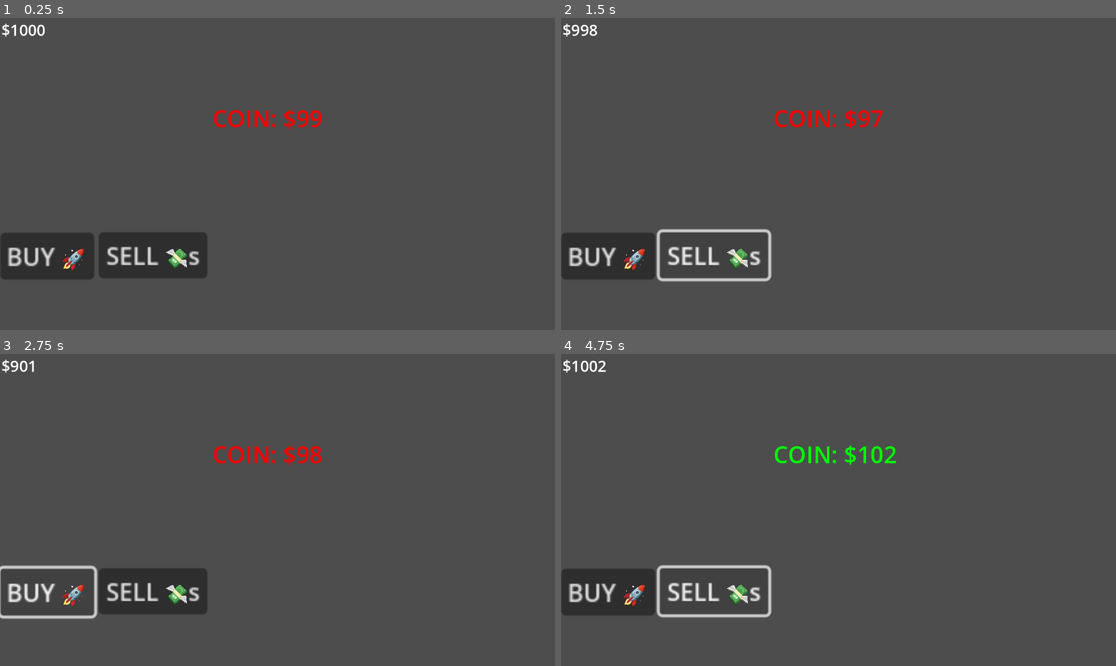
Above: before the commit, frames 1-4 (two rows, left to right).
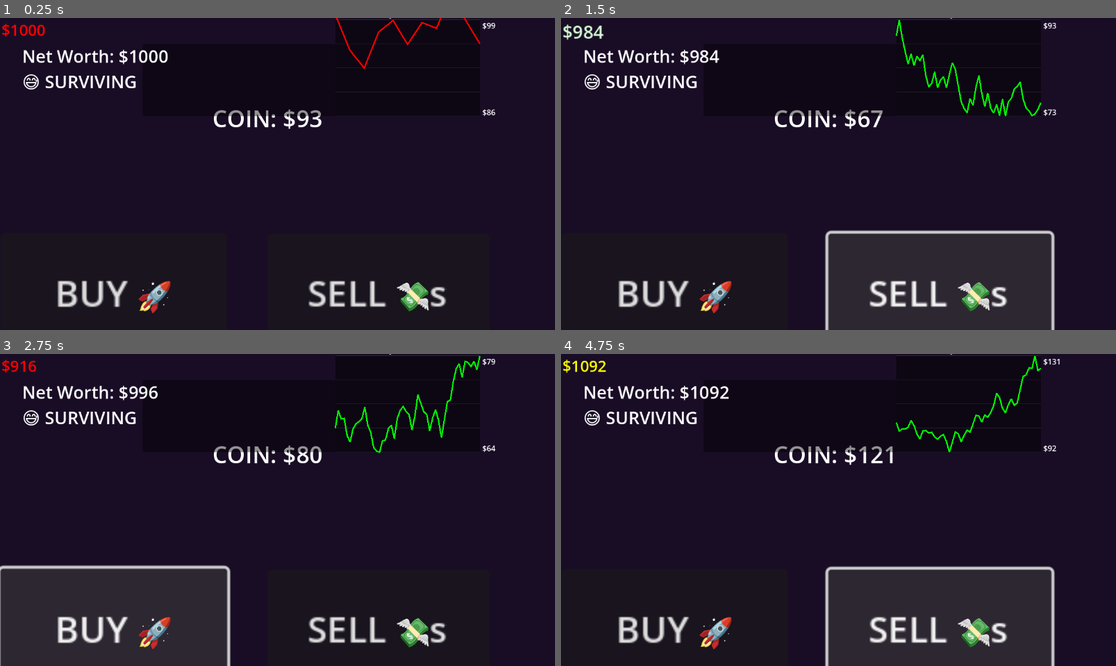
Above: after the commit, the same moments.

Repository: fvqd1996/degen-dynasty
Game: Godot game, scene res://main.tscn
Two runs of this game, one before a commit and one after it. Both use one fixed random seed, a clock stepped at 60 frames per second and the inputs below.
Inputs:
- Up to frame 1 (0.25 s): no input
- Up to frame 2 (1.5 s): click "BUY 🚀" at 0.5 s; click "SELL 💸s" at 1.25 s
- Up to frame 3 (2.75 s): click "BUY 🚀" at 2 s
- Up to frame 4 (4.75 s): click "SELL 💸s" at 2.75 s; click "BUY 🚀" at 3.5 s; click "SELL 💸s" at 4.25 s

The runs differ from the first frame. In frame 1, 100% of the frame differs, in the area x 0-100%, y 0-100%; in frame 2, 100%; in frame 3, 97%; in frame 4, 100%.

Commit message:
feat: Working notifications, chart, and random market events

Diff:
--- a/main.gd
+++ b/main.gd
@@ -3,70 +3,326 @@
 var money = 1000.0
 var price = 100.0
 var coins = 0
+var combo = 0
+var last_action = ""
+var price_history = []  # ADD THIS
+var max_history_points = 50  # ADD THIS
 
 func _ready():
-	# Create the labels since they don't exist
 	create_ui()
 	update_labels()
-	print("DEGEN DYNASTY BEGINS!")
+
+	# SET THE VIBE
+	RenderingServer.set_default_clear_color(Color(0.1, 0.05, 0.15))  # DARK PURPLE BACKGROUND
+
+	# SPAWN RANDOM EVENTS
+	var timer = Timer.new()
+	timer.wait_time = randf_range(2, 5)
+	timer.timeout.connect(_on_random_event)
+	timer.autostart = true
+	add_child(timer)
+
+	# Create a background
+	var bg = ColorRect.new()
+	bg.color = Color(0.1, 0.05, 0.15)  # Dark purple
+	bg.size = get_viewport().size
+	bg.position = Vector2(0, 0)
+	add_child(bg)
+	move_child(bg, 0)  # Put it behind everything
+
+func _on_random_event():
+	var events = [
+		{"text": "MARKET PUMP!!! 🚀", "effect": randf_range(1.5, 2.0)},
+		{"text": "WHALE ALERT! 🐋", "effect": randf_range(0.8, 1.2)},
+		{"text": "CHINA BANS CRYPTO! 💥", "effect": randf_range(0.3, 0.7)},
+		{"text": "ELON TWEETED! 😱", "effect": randf_range(0.1, 3.0)},
+		{"text": "RUG PULL INCOMING! 💀", "effect": randf_range(0.1, 0.5)}
+	]
+	var event = events[randi() % events.size()]
+	create_notification(event.text)
+	price *= event.effect  # More dramatic price swings
+
+	# Show it on screen instead of console!
+	create_notification(event.text)
+
+	# Make it affect the game
+	price *= randf_range(0.8, 1.2)
 
 func create_ui():
-	# Create Money Label
+	# Money - TOP LEFT
 	var money_label = Label.new()
 	money_label.name = "MoneyLabel"
-	money_label.position = Vector2(50, 50)
-	money_label.add_theme_font_size_override("font_size", 32)
+	money_label.position = Vector2(50, 50)  # TOP LEFT
+	money_label.add_theme_font_size_override("font_size", 48)
 	add_child(money_label)
 
-	# Create Price Label
+	# Price - CENTER but HIGHER
 	var price_label = Label.new()
 	price_label.name = "PriceLabel"
-	price_label.position = Vector2(500, 300)
-	price_label.add_theme_font_size_override("font_size", 48)
+	price_label.position = Vector2(400, 200)  # MOVED UP
+	price_label.add_theme_font_size_override("font_size", 72)  # BIGGER
 	add_child(price_label)
 
+	# MAKE IT LOOK DOPE - Don't use 'var' again!
+	money_label.add_theme_color_override("font_color", Color(0, 1, 0))
+	money_label.add_theme_color_override("font_shadow_color", Color(0, 0, 0))
+	money_label.add_theme_constant_override("shadow_offset_x", 3)
+	money_label.add_theme_constant_override("shadow_offset_y", 3)
+
+	price_label.add_theme_color_override("font_shadow_color", Color(0, 0, 0))
+	price_label.add_theme_constant_override("shadow_offset_x", 4)
+	price_label.add_theme_constant_override("shadow_offset_y", 4)
+
+	# MAKE THE BUTTONS THICC
+	if has_node("BuyButton"):
+		$BuyButton.add_theme_font_size_override("font_size", 24)
+		$BuyButton.custom_minimum_size = Vector2(150, 80)
+	if has_node("SellButton"):
+		$SellButton.add_theme_font_size_override("font_size", 24)
+		$SellButton.custom_minimum_size = Vector2(150, 80)
+
+	# Create a background panel for the price
+	var panel = Panel.new()
+	panel.position = Vector2(300, 150)
+	panel.size = Vector2(400, 150)
+	panel.modulate = Color(0, 0, 0, 0.7)  # Semi-transparent black
+	add_child(panel)
+
+	# Net worth display
+	var net_worth_label = Label.new()
+	net_worth_label.name = "NetWorthLabel"
+	net_worth_label.position = Vector2(50, 150)
+	net_worth_label.add_theme_font_size_override("font_size", 36)
+	add_child(net_worth_label)
+
 	print("UI Created!")
 
-# ADD THIS NEW FUNCTION HERE! 👇
 func _process(delta):
-	# SMOOTHER VOLATILITY
-	var change = randf_range(-2, 2) * delta * 10  # Multiplied by delta for framerate independence
-	price += change
-	price = max(price, 1)  # Floor at $1
-	price = min(price, 1000)  # Ceiling at $1000
-
-	# Update the display
+	# PRICE GOES ABSOLUTELY MENTAL
+	var volatility = randf_range(0.95, 1.05)  # 5% swings per frame!
+	price *= volatility
+
+	# Recovery mechanism
+	if price <= 1:
+		price = randf_range(1, 5)  # Small chance to bounce back
+
+	price = clamp(price, 1, 9999)
+
+	price_history.append(price)
+	if price_history.size() > max_history_points:
+		price_history.pop_front()
+
+	if Engine.get_frames_drawn() % 10 == 0:  # Update every 10 frames
+		draw_chart()
+
 	update_labels()
 
-	# Color based on movement
-	if has_node("PriceLabel"):
-		if change > 0:
-			$PriceLabel.modulate = Color(0, 1, 0)  # GREEN!
+	# FLASH THE PRICE WITH COCAINE ENERGY
+	if has_node("NetWorthLabel"):
+		var net_worth = money + (coins * price)  # Added TAB/4 spaces
+		$NetWorthLabel.text = "Net Worth: $" + str(int(net_worth))
+
+		# Status based on wealth
+		if net_worth > 100000:
+			$NetWorthLabel.text += "\n🏎️ LAMBO STATUS"
+		elif net_worth > 50000:
+			$NetWorthLabel.text += "\n🏠 PENTHOUSE VIBES"
+		elif net_worth > 10000:
+			$NetWorthLabel.text += "\n📈 WINNING"
+		elif net_worth > 500:
+			$NetWorthLabel.text += "\n😅 SURVIVING"
 		else:
-			$PriceLabel.modulate = Color(1, 0, 0)  # RED!
+			$NetWorthLabel.text += "\n📦 REKT"
 
 func _on_buy_button_pressed():
 	if money >= price:
 		money -= price
 		coins += 1
-		print("BOUGHT! Coins: " + str(coins))
+
+		# COMBO SYSTEM
+		if last_action == "sell":
+			combo += 1
+			print("COMBO x" + str(combo) + "!!!")
+		last_action = "buy"
+
+		# EXPLOSION OF DOPAMINE
+		if has_node("MoneyLabel"):
+			flash_label($MoneyLabel, Color(1, 0, 0))  # RED = SPENT
+
+		# RANDOM MULTIPLIER SOMETIMES
+		if randf() < 0.1:  # 10% chance
+			coins += randi_range(1, 5)
+			print("🎰 BONUS COINS!!!")
+
 		update_labels()
-
-		# ADD THIS JUICE! 👇
-		if has_node("MoneyLabel"):
-			var tween = create_tween()
-			tween.tween_property($MoneyLabel, "scale", Vector2(1.5, 1.5), 0.1)
-			tween.tween_property($MoneyLabel, "scale", Vector2(1.0, 1.0), 0.1)
+		screen_shake()
 
 func _on_sell_button_pressed():
 	if coins > 0:
-		money += price
+		var sell_price = price * (1.0 + (combo * 0.1))  # COMBO MULTIPLIER
+		money += sell_price
 		coins -= 1
-		print("SOLD! Coins: " + str(coins))
+
+		if last_action == "buy":
+			combo += 1
+		last_action = "sell"
+
+		# MONEY EXPLOSION
+		if has_node("MoneyLabel"):
+			flash_label($MoneyLabel, Color(0, 1, 0))  # GREEN = PROFIT
+
 		update_labels()
+		screen_shake()
+
+func flash_label(label, color):
+	var tween = create_tween()
+	tween.set_parallel()
+	tween.tween_property(label, "scale", Vector2(2, 2), 0.1)
+	tween.tween_property(label, "modulate", color, 0.1)
+	tween.chain()
+	tween.tween_property(label, "scale", Vector2(1, 1), 0.1)
+	tween.tween_property(label, "modulate", Color.WHITE, 0.1)
+
+func screen_shake():
+	var tween = create_tween()
+	var original_pos = position
+	for i in range(5):
+		tween.tween_property(self, "position", original_pos + Vector2(randf_range(-10, 10), randf_range(-10, 10)), 0.02)
+	tween.tween_property(self, "position", original_pos, 0.02)
 
 func update_labels():
 	if has_node("MoneyLabel"):
 		$MoneyLabel.text = "$" + str(int(money))
+		# Color based on wealth
+		if money > 5000:
+			$MoneyLabel.modulate = Color(0, 1, 0)  # Rich = Green
+		elif money > 1000:
+			$MoneyLabel.modulate = Color(1, 1, 0)  # OK = Yellow
+		else:
+			$MoneyLabel.modulate = Color(1, 0, 0)  # Poor = Red
+
 	if has_node("PriceLabel"):
 		$PriceLabel.text = "COIN: $" + str(int(price))
+
+func spawn_money_particle(pos, going_up):
+	var label = Label.new()
+	label.text = "$$$" if going_up else "💸"
+	label.position = pos
+	label.add_theme_font_size_override("font_size", 32)
+	add_child(label)
+
+	var tween = create_tween()
+	var end_pos = pos + Vector2(randf_range(-100, 100), -200 if going_up else 200)
+	tween.tween_property(label, "position", end_pos, 1.0)
+	tween.parallel().tween_property(label, "modulate:a", 0, 1.0)
+	tween.tween_callback(label.queue_free)
+
+func create_notification(text: String):
+	var notif = Label.new()
+	notif.text = text
+	notif.add_theme_font_size_override("font_size", 36)
+	notif.position = Vector2(400, 300)  # Center screen
+	notif.modulate = Color(1, 1, 0)  # Yellow
+
+	# Style it
+	notif.add_theme_color_override("font_shadow_color", Color(0, 0, 0))
+	notif.add_theme_constant_override("shadow_offset_x", 4)
+	notif.add_theme_constant_override("shadow_offset_y", 4)
+
+	add_child(notif)
+
+	# Animate it
+	var tween = create_tween()
+	tween.set_parallel()
+	tween.tween_property(notif, "position:y", 100, 1.0)
+	tween.tween_property(notif, "modulate:a", 0, 1.0).set_delay(0.5)
+	tween.chain()
+	tween.tween_callback(notif.queue_free)
+
+func draw_chart():
+	if price_history.size() < 2:
+		return  # Need at least 2 points to draw a line
+
+	# Create/update the chart node
+	if not has_node("Chart"):
+		var chart = Node2D.new()
+		chart.name = "Chart"
+		chart.position = Vector2(700, 100)  # Top right
+		add_child(chart)
+
+	var chart = $Chart
+
+	# Clear previous drawing
+	for child in chart.get_children():
+		child.queue_free()
+
+	# Chart dimensions
+	var chart_width = 300
+	var chart_height = 200
+
+	# Draw background
+	var bg = ColorRect.new()
+	bg.color = Color(0, 0, 0, 0.5)
+	bg.size = Vector2(chart_width, chart_height)
+	chart.add_child(bg)
+
+	# Find min/max for scaling
+	var min_price = price_history.min()
+	var max_price = price_history.max()
+	var price_range = max_price - min_price
+	if price_range < 10:
+		price_range = 10
+		min_price = max(0, min_price - 5)  # Show some space below
+
+	# Grid lines
+	for i in range(5):
+		var grid_line = Line2D.new()
+		grid_line.add_point(Vector2(0, i * chart_height / 4))
+		grid_line.add_point(Vector2(chart_width, i * chart_height / 4))
+		grid_line.default_color = Color(1, 1, 1, 0.1)
+		grid_line.width = 1
+		chart.add_child(grid_line)
+
+	# Draw the line
+	var line = Line2D.new()
+	line.width = 3.0
+	if price > price_history[-2]:
+		line.default_color = Color(0, 1, 0)  # Green when going up
+	else:
+		line.default_color = Color(1, 0, 0)  # Red when going down
+
+	# Add points to the line
+	for i in range(price_history.size()):
+		var x = (i / float(price_history.size() - 1)) * chart_width
+		var y = chart_height - ((price_history[i] - min_price) / price_range) * chart_height
+		line.add_point(Vector2(x, y))
+
+	chart.add_child(line)
+
+	# Add price labels
+	var high_label = Label.new()
+	high_label.text = "$" + str(int(max_price))
+	high_label.position = Vector2(chart_width + 5, 0)
+	high_label.add_theme_font_size_override("font_size", 16)
+	chart.add_child(high_label)
+
+	var low_label = Label.new()
+	low_label.text = "$" + str(int(min_price))
+	low_label.position = Vector2(chart_width + 5, chart_height - 20)
+	low_label.add_theme_font_size_override("font_size", 16)
+	chart.add_child(low_label)
+
+	# Add title
+	var title = Label.new()
+	title.text = "Price History"
+	title.position = Vector2(0, -30)
+	title.add_theme_font_size_override("font_size", 20)
+	chart.add_child(title)
+
+	# Current price indicator
+	var current_price_label = Label.new()
+	current_price_label.text = "Now: $" + str(int(price))
+	current_price_label.position = Vector2(chart_width/2 - 30, -50)
+	current_price_label.add_theme_font_size_override("font_size", 24)
+	current_price_label.modulate = line.default_color
+	chart.add_child(current_price_label)
--- a/main.tscn
+++ b/main.tscn
@@ -33,10 +33,10 @@
 text = "BUY 🚀"
 
 [node name="SellButton" type="Button" parent="."]
-offset_left = 209.0
-offset_top = 541.0
-offset_right = 282.0
-offset_bottom = 572.0
+offset_left = 559.0
+offset_top = 544.0
+offset_right = 632.0
+offset_bottom = 575.0
 scale = Vector2(3.08634, 3.08634)
 text = "SELL 💸s"
 
